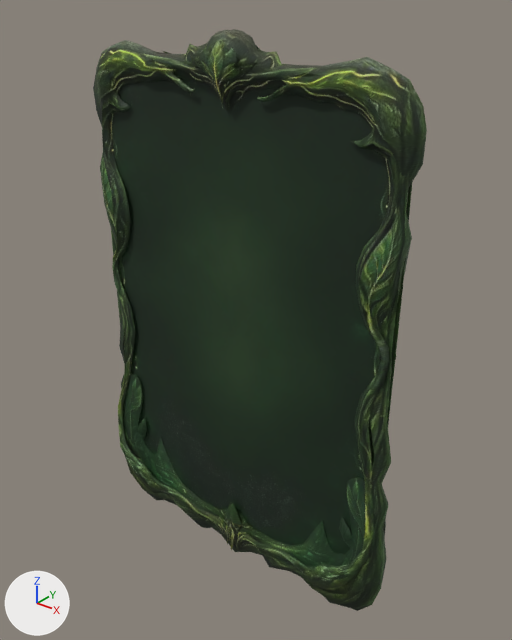
The glTF model public/glb/plaque_ai_guide.glb as it was, and as the next commit left it.
Both versions are drawn from a 50 mm camera at (0.724, -0.848, 0.568) aimed at (0.021, 0.032, 0.023). The axes (+X, +Y, +Z) are drawn at lower left. The lights are the same throughout. The first picture is the older version. Where no turn or scale is listed for an object, it has been applied to the vertices.

The scene before the commit, as lines of its bpy script (objects in view):
```python
me_mesh = bpy.data.meshes.new('mesh')
me_mesh.from_pydata(...)  # 1242 vertices, 1865 faces; spans x -0.324..0.324, y -0.056..0.057, z -0.5..0.498
me_mesh.materials.append(mat_material)
ob_mesh_node = bpy.data.objects.new('mesh_node', me_mesh)
ob_mesh_node.location = (0.0, 0.0, 0.0)
```
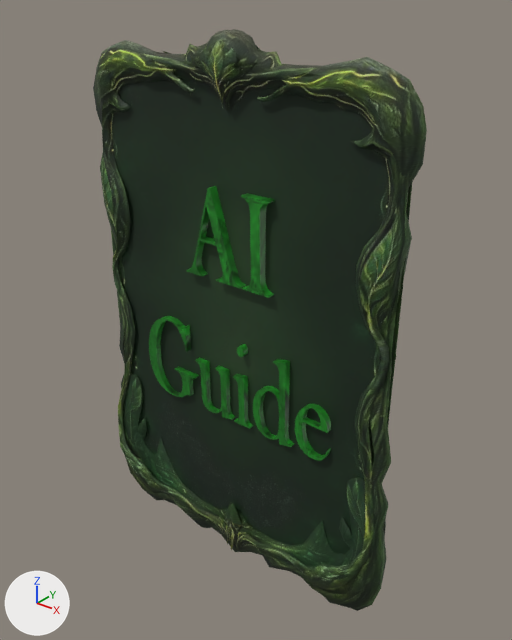
Location of each change, [x1, y1, x2, y2] in pixels of the pictures (512 x 640 px):
'Tekst', added (green)
    after: [149, 186, 331, 461]

Diff of the bpy script that builds the scene:
```diff
--- a/public/glb/plaque_ai_guide.glb.py
+++ b/public/glb/plaque_ai_guide.glb.py
@@ img_materiał_kolor_bazowy @@
+img_materiał_kolor_bazowy = load_image('Materiał Kolor bazowy', '_unpacked/Materia__Kolor_bazowy', 512, 512, 'sRGB')
@@ mat_materiał @@
+mat_materiał = principled_material('Materiał')
+mat_materiał.texture = img_materiał_kolor_bazowy
@@ me_tekst @@
+me_tekst.from_pydata(...)  # 3892 vertices, 7764 faces; spans x -0.21..0.211, y -0.022..0.024, z -0.278..0.16
+me_tekst.materials.append(mat_materiał)  # picture img_materiał_kolor_bazowy
@@ ob_tekst @@
+ob_tekst = bpy.data.objects.new('Tekst', me_tekst)
+ob_tekst.location = (0.0, 0.0, 0.102)
```
